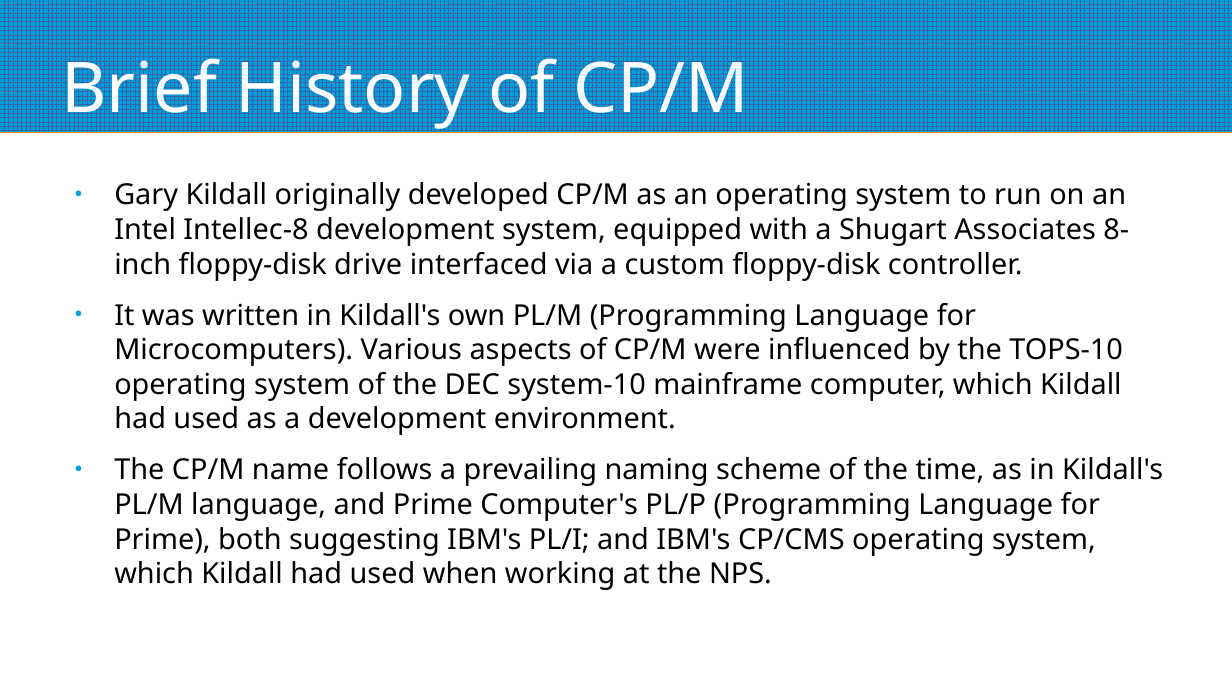
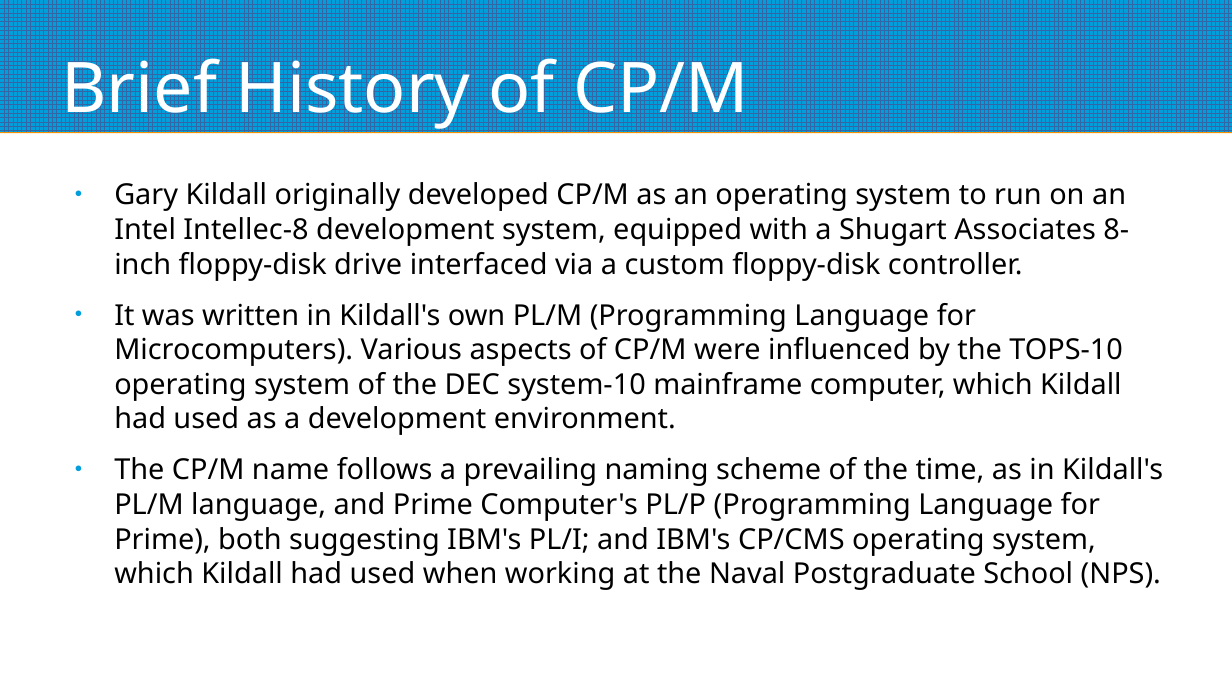
Before and after one commit to mggates39/Programming-With-CPM, a slide deck: slide 12 of CPM_Programming_Slides.odp. Drawn at 1232x693 pixels with LibreOffice and Linux fonts; fonts in the diff are those of the drawing. Boxes give left, top, right and bottom in pixels: in the first picture for what was removed or moved away, otherwise in the second. Text is boxed around its words. In the diff, an @@ line names an element or a change of style, - is before the commit and + after.

```diff
--- a/CPM_Programming_Slides.odp
+++ b/CPM_Programming_Slides.odp
@@ text at [114, 457, 1163, 590]: text changed @@
-● The CP/M name follows a prevailing naming scheme of the time, as in Kildall's PL/M language, and Prime Computer's PL/P (Programming Language for Prime), both suggesting IBM's PL/I; and IBM's CP/CMS operating system, which Kildall had used when working at the NPS.
+● The CP/M name follows a prevailing naming scheme of the time, as in Kildall's PL/M language, and Prime Computer's PL/P (Programming Language for Prime), both suggesting IBM's PL/I; and IBM's CP/CMS operating system, which Kildall had used when working at the Naval Postgraduate School (NPS).
```
Also in this commit, not shown: 10 other slides changed, 1 other file.
